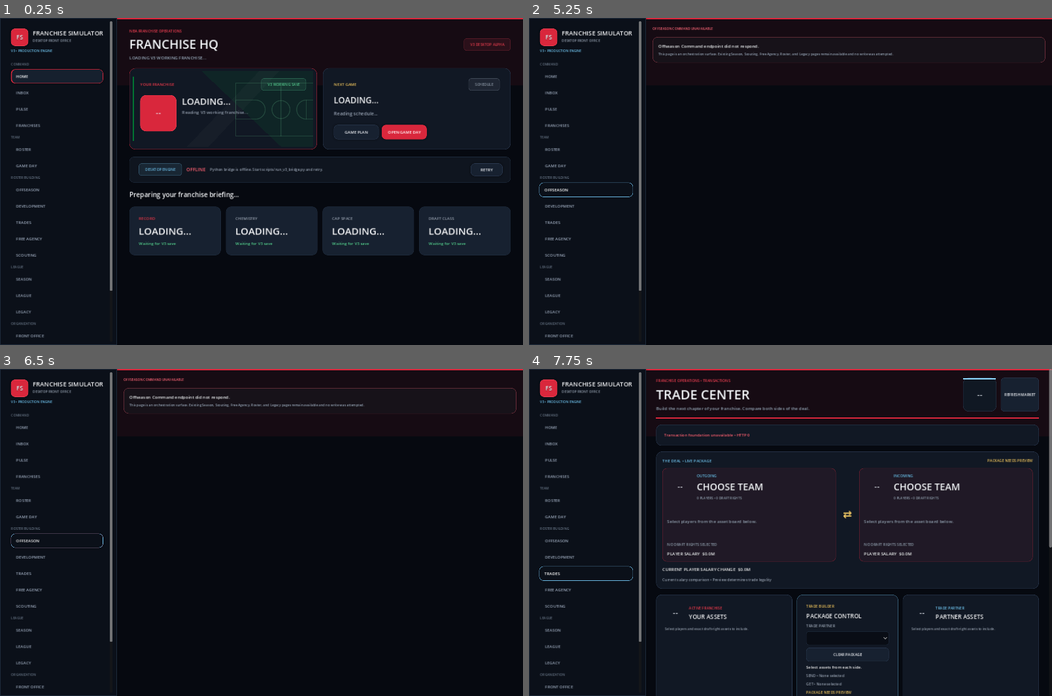
Above: before the commit, frames 1-4 (two rows, left to right).
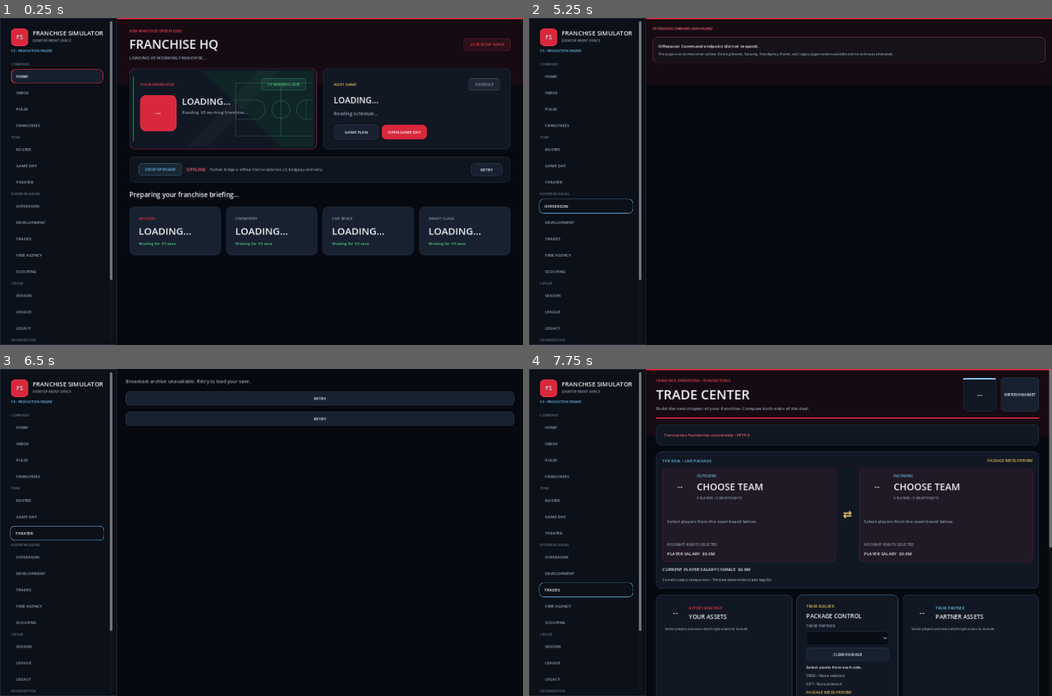
Above: after the commit, the same moments.

Repository: mklim6/NBA_Roster_Optimization_Engine
Game: Godot game, scene res://scenes/main.tscn
Two runs of this game, one before a commit and one after it. Both use one fixed random seed, a clock stepped at 60 frames per second and the inputs below.
Inputs (mouse positions are in pixels of both pictures, inside the frame that each line leads up to):
- Up to frame 1 (0.25 s): no input
- Up to frame 2 (5.25 s): click "HOME" at 0.5 s; click "INBOX" at 1.25 s; click "PULSE" at 2 s; click "FRANCHISES" at 2.75 s; click "ROSTER" at 3.5 s; click "GAME DAY" at 4.25 s; click "OFFSEASON" at 5 s
- Up to frame 3 (6.5 s): click (57, 532) at 5.75 s, where only the run after the commit has a clickable "THEATER"
- Up to frame 4 (7.75 s): click "DEVELOPMENT" at 6.5 s; click "TRADES" at 7.25 s

The runs differ from the first frame. In frame 1, 0.4% of the frame differs, in the area x 2-22%, y 48-99%; in frame 2, 0.6%; in frame 3, 4.8%, in the area x 1-100%, y 0-99%; in frame 4, 0.6%.

Commit message:
Add Expansion 46 recorded game night broadcast theater

Diff:
--- a/godot_client/scripts/game_day_center_v3.gd
+++ b/godot_client/scripts/game_day_center_v3.gd
@@ -1,4 +1,5 @@
 extends Control
+signal navigate_requested(page: String)
 
 const DesignSystemV3 = preload("res://scripts/design_system_v3.gd")
 const TeamBrandingV3 = preload("res://scripts/team_branding_v3.gd")
@@ -572,6 +573,12 @@
 	card.name = "BroadcastPostgameReview"
 	var body := _card_body(card, 16)
 	body.add_theme_constant_override("separation", 12)
+
+	var theater_button = Button.new()
+	theater_button.text = "WATCH RECORDED POSTGAME BROADCAST"
+	theater_button.custom_minimum_size.y = 42
+	theater_button.pressed.connect(func(): navigate_requested.emit("THEATER"))
+	body.add_child(theater_button)
 
 	postgame_scoreboard_panel = PanelContainer.new()
 	postgame_scoreboard_panel.name = "PostgameBroadcastScoreboard"
--- /dev/null
+++ b/godot_client/scripts/game_night_theater_v3.gd
@@ -0,0 +1,303 @@
+extends Control
+const DS = preload("res://scripts/design_system_v3.gd")
+const Logo = preload("res://scripts/team_logo_v3.gd")
+const Portrait = preload("res://scripts/player_portrait_v3.gd")
+const Court = preload("res://scripts/theater_court_v3.gd")
+signal navigate_requested(page: String)
+var content: VBoxContainer
+var status: Label
+var request: HTTPRequest
+var picker: OptionButton
+var game: Dictionary = {}
+var games: Array = []
+var chapter_index = 0
+var chapter_time = 0.0
+var playing = false
+var speed = 1.0
+var sound_enabled = false
+var audio_player: AudioStreamPlayer
+var chapter_title: Label
+var chapter_detail: Label
+var chapter_body: VBoxContainer
+var scoreboard: Label
+var court: Control
+var seek: HSlider
+var play_button: Button
+var primary = DS.TEAM_PRIMARY
+
+func _ready() -> void:
+	name = "GameNightTheater"
+	var bg = ColorRect.new()
+	bg.color = DS.BG
+	bg.set_anchors_and_offsets_preset(Control.PRESET_FULL_RECT)
+	add_child(bg)
+	var scroll = ScrollContainer.new()
+	scroll.name = "TheaterScroll"
+	scroll.set_anchors_and_offsets_preset(Control.PRESET_FULL_RECT)
+	scroll.horizontal_scroll_mode = ScrollContainer.SCROLL_MODE_DISABLED
+	add_child(scroll)
+	var margin = MarginContainer.new()
+	margin.size_flags_horizontal = Control.SIZE_EXPAND_FILL
+	for side in ["left","right","top"]:
+		margin.add_theme_constant_override("margin_"+side,24)
+	margin.add_theme_constant_override("margin_bottom",160)
+	scroll.add_child(margin)
+	content = VBoxContainer.new()
+	content.size_flags_horizontal = Control.SIZE_EXPAND_FILL
+	content.add_theme_constant_override("separation",16)
+	margin.add_child(content)
+	status = _label("Connecting to the broadcast archive…",13,DS.MUTED)
+	content.add_child(status)
+	request = HTTPRequest.new()
+	request.timeout = 45
+	request.request_completed.connect(_completed)
+	add_child(request)
+	audio_player = AudioStreamPlayer.new()
+	audio_player.volume_db = -24
+	add_child(audio_player)
+
+func apply_team_brand(_team: String, color: Color, _secondary: Color) -> void:
+	primary = color
+
+func refresh() -> void:
+	playing = false
+	if request == null:
+		return
+	request.cancel_request()
+	_clear()
+	status.text = "Loading recorded game broadcasts…"
+	if request.request("http://127.0.0.1:8765/v3/game-night-theater") != OK:
+		_error()
+
+func _completed(result: int, code: int, _headers: PackedStringArray, bytes: PackedByteArray) -> void:
+	var data = JSON.parse_string(bytes.get_string_from_utf8())
+	if result != HTTPRequest.RESULT_SUCCESS or code != 200 or typeof(data) != TYPE_DICTIONARY:
+		_error()
+		return
+	configure(data)
+
+func _error() -> void:
+	status.text = "Broadcast archive unavailable. Retry to load your save."
+	content.add_child(_button("RETRY",refresh))
+
+func configure(data: Dictionary) -> void:
+	_clear()
+	games = data.get("games",[]).duplicate(true)
+	status.text = "%s • RECORDED POSTGAME BROADCAST • %s AVAILABLE GAMES" % [str(data.get("season","")),str(data.get("available_count",games.size()))]
+	var header = _card(content)
+	header.add_child(_label("GAME NIGHT THEATER",30,DS.GOLD))
+	header.add_child(_label(str(data.get("detail","")),13,DS.MUTED))
+	header.add_child(_button("REFRESH BROADCAST ARCHIVE",refresh))
+	if games.is_empty():
+		header.add_child(_label("Your first broadcast is waiting for a game.",22))
+		header.add_child(_label("Complete a game in Game Day, then return for the recorded result, starting cast and player spotlights.",15,DS.MUTED))
+		header.add_child(_button("OPEN GAME DAY",func(): navigate_requested.emit("GAME DAY")))
+		var waiting = _card(content)
+		waiting.add_child(_label("THE STAGE IS SET",18,DS.GOLD))
+		var empty_court = Court.new()
+		empty_court.home_color = primary
+		waiting.add_child(empty_court)
+		waiting.add_child(_label("Your recorded starting cast will appear here after the first game.",13,DS.MUTED))
+		return
+	picker = OptionButton.new()
+	picker.custom_minimum_size.y = 42
+	for entry in games:
+		picker.add_item("%s %s — %s %s • %s" % [str(entry.away_team),str(entry.away_score),str(entry.home_team),str(entry.home_score),str(entry.game_id)])
+	picker.item_selected.connect(_select_game)
+	header.add_child(picker)
+	var arena = _card(content)
+	arena.add_child(_label("FRANCHISE NETWORK • FINAL RESULT",12,DS.GOLD))
+	var logos = HBoxContainer.new()
+	arena.add_child(logos)
+	for side in ["away_team","home_team"]:
+		var logo = Logo.new()
+		logo.name = side
+		logo.custom_minimum_size = Vector2(64,64)
+		logo.size_flags_horizontal = Control.SIZE_EXPAND_FILL
+		logos.add_child(logo)
+	scoreboard = _label("",30)
+	scoreboard.horizontal_alignment = HORIZONTAL_ALIGNMENT_CENTER
+	arena.add_child(scoreboard)
+	court = Court.new()
+	arena.add_child(court)
+	arena.add_child(_label("STARTING CAST • LINEUP DIAGRAM • ILLUSTRATIVE PLACEMENT",11,DS.MUTED))
+	chapter_title = _label("",24,DS.GOLD)
+	content.add_child(chapter_title)
+	chapter_detail = _label("",15,DS.MUTED)
+	content.add_child(chapter_detail)
+	var controls = HBoxContainer.new()
+	controls.add_theme_constant_override("separation",8)
+	content.add_child(controls)
+	controls.add_child(_button("PREVIOUS",func(): _show_chapter(max(0,chapter_index-1))))
+	play_button = _button("PLAY RECAP",_toggle_play)
+	controls.add_child(play_button)
+	controls.add_child(_button("NEXT",func(): _show_chapter(min(game.chapters.size()-1,chapter_index+1))))
+	var speeds = OptionButton.new()
+	speeds.add_item("1× PACE")
+	speeds.add_item("2× PACE")
+	speeds.add_item("4× PACE")
+	speeds.selected = 0 if speed == 1.0 else 1 if speed == 2.0 else 2
+	speeds.item_selected.connect(func(index: int): speed = [1.0,2.0,4.0][index])
+	controls.add_child(speeds)
+	seek = HSlider.new()
+	seek.step = 1
+	seek.value_changed.connect(func(value: float): _show_chapter(int(value)))
+	content.add_child(seek)
+	content.move_child(controls,2)
+	content.move_child(seek,3)
+	var sound = CheckButton.new()
+	sound.text = "Broadcast transition sound"
+	sound.button_pressed = sound_enabled
+	sound.toggled.connect(func(enabled: bool): sound_enabled = enabled)
+	content.add_child(sound)
+	chapter_body = VBoxContainer.new()
+	chapter_body.add_theme_constant_override("separation",12)
+	content.add_child(chapter_body)
+	content.add_child(_button("OPEN FRANCHISE PULSE",func(): navigate_requested.emit("PULSE")))
+	_select_game(0)
+
+func _select_game(index: int) -> void:
+	playing = false
+	game = games[index].duplicate(true)
+	var row = scoreboard.get_parent().get_child(1)
+	row.get_node("away_team").configure(str(game.away_team))
+	row.get_node("home_team").configure(str(game.home_team))
+	scoreboard.text = "%s  %s    —    %s  %s  •  FINAL%s" % [str(game.away_team),str(game.away_score),str(game.home_team),str(game.home_score)," / %s OT" % str(game.overtime_periods) if int(game.overtime_periods)>0 else ""]
+	seek.max_value = game.chapters.size()-1
+	_show_chapter(0)
+
+func _toggle_play() -> void:
+	if chapter_index == game.chapters.size()-1 and not playing:
+		_show_chapter(0)
+	playing = not playing
+	_update_play()
+
+func _process(delta: float) -> void:
+	if not visible or not playing or game.is_empty():
+		return
+	chapter_time += delta*speed
+	if chapter_time >= 6.0:
+		if chapter_index >= game.chapters.size()-1:
+			playing = false
+			_update_play()
+		else:
+			_show_chapter(chapter_index+1)
+
+func _show_chapter(index: int) -> void:
+	chapter_index = index
+	chapter_time = 0.0
+	var chapter = game.chapters[index]
+	chapter_title.text = "%s / %s • %s" % [str(index+1),str(game.chapters.size()),str(chapter.title)]
+	chapter_detail.text = str(chapter.detail)
+	seek.set_value_no_signal(index)
+	for child in chapter_body.get_children():
+		chapter_body.remove_child(child)
+		child.queue_free()
+	court.configure(game,str(chapter.get("player",{}).get("player_id","")))
+	if str(chapter.kind) == "spotlight":
+		_player_card(chapter_body,chapter.player)
+	elif str(chapter.kind) == "comparison":
+		_comparison()
+	elif str(chapter.kind) == "lineups":
+		for side in [str(game.home_team),str(game.away_team)]:
+			var card = _card(chapter_body)
+			card.add_child(_label(side+" • RECORDED STARTERS",16,DS.GOLD))
+			for player in game.players:
+				if str(player.team) == side and bool(player.starter):
+					card.add_child(_label("%s • %.1f MIN • %s PTS" % [str(player.name),float(player.minutes),str(player.points)],14))
+	else:
+		var card = _card(chapter_body)
+		card.add_child(_label(str(game.away_name)+" at "+str(game.home_name),20))
+		card.add_child(_label("SOURCE • "+str(game.evidence),12,DS.MUTED))
+		card.add_child(_label("Six-second broadcast chapters. Playback does not advance the franchise.",14,DS.MUTED))
+	chapter_body.modulate.a = 0.0
+	create_tween().tween_property(chapter_body,"modulate:a",1.0,.2)
+	if sound_enabled:
+		_play_sting()
+	_update_play()
+
+func _update_play() -> void:
+	play_button.text = "PAUSE" if playing else "REPLAY RECAP" if chapter_index == game.chapters.size()-1 else "PLAY RECAP"
+
+func _player_card(parent: Node, player: Dictionary) -> void:
+	var card = _card(parent)
+	var portrait = Portrait.new()
+	portrait.custom_minimum_size = Vector2(0,100)
+	card.add_child(portrait)
+	portrait.configure(player)
+	card.add_child(_label(str(player.name),25,DS.GOLD))
+	card.add_child(_label("%s PTS  /  %s REB  /  %s AST" % [str(player.points),str(player.rebounds),str(player.assists)],22))
+	card.add_child(_label("%.1f MIN • FG %s/%s • 3PT %s/%s • %s STL • %s BLK" % [float(player.minutes),str(player.field_goals_made),str(player.field_goals_attempted),str(player.three_pointers_made),str(player.three_pointers_attempted),str(player.steals),str(player.blocks)],14,DS.MUTED))
+
+func _comparison() -> void:
+	if game.totals.is_empty():
+		chapter_body.add_child(_label("Complete team totals were not recorded for this game.",15,DS.MUTED))
+		return
+	for metric in ["points","rebounds","assists","turnovers"]:
+		var card = _card(chapter_body)
+		var home = int(game.totals[game.home_team][metric])
+		var away = int(game.totals[game.away_team][metric])
+		card.add_child(_label("%s • %s %s / %s %s" % [metric.to_upper(),str(game.away_team),str(away),str(game.home_team),str(home)],17))
+		var bars = HBoxContainer.new()
+		card.add_child(bars)
+		for value in [away,home]:
+			var bar = ColorRect.new()
+			bar.custom_minimum_size.y = 10
+			bar.color = Color("64748b") if bars.get_child_count() == 0 else primary
+			bar.size_flags_horizontal = Control.SIZE_EXPAND_FILL
+			bar.size_flags_stretch_ratio = max(1.0,float(value))
+			bars.add_child(bar)
+
+func _clear() -> void:
+	playing = false
+	game.clear()
+	for child in content.get_children():
+		if child != status:
+			content.remove_child(child)
+			child.queue_free()
+
+func _button(text: String, callback: Callable) -> Button:
+	var button = Button.new()
+	button.text = text
+	button.custom_minimum_size.y = 40
+	button.size_flags_horizontal = Control.SIZE_EXPAND_FILL
+	button.pressed.connect(callback)
+	return button
+
+func _card(parent: Node) -> VBoxContainer:
+	var panel = PanelContainer.new()
+	panel.size_flags_horizontal = Control.SIZE_EXPAND_FILL
+	var style = StyleBoxFlat.new()
+	style.bg_color = DS.PANEL_ALT
+	style.border_color = Color(primary,.5)
+	style.set_border_width_all(1)
+	style.set_corner_radius_all(16)
+	for side in ["left","right","top","bottom"]:
+		style.set("content_margin_"+side,16)
+	panel.add_theme_stylebox_override("panel",style)
+	parent.add_child(panel)
+	var body = VBoxContainer.new()
+	body.add_theme_constant_override("separation",10)
+	panel.add_child(body)
+	return body
+
+func _label(text: String, font_size: int, color: Color = DS.TEXT) -> Label:
+	var label = Label.new()
+	label.text = text
+	label.autowrap_mode = TextServer.AUTOWRAP_WORD_SMART
+	label.add_theme_font_size_override("font_size",font_size)
+	label.add_theme_color_override("font_color",color)
+	return label
+
+func _play_sting() -> void:
+	var wave = AudioStreamWAV.new()
+	wave.format = AudioStreamWAV.FORMAT_16_BITS
+	wave.mix_rate = 22050
+	var bytes = PackedByteArray()
+	bytes.resize(6615*2)
+	for i in range(6615):
+		var t = float(i)/22050.0
+		bytes.encode_s16(i*2,int(4000*sin(PI*float(i)/6615.0)*sin(TAU*523.25*t)))
+	wave.data = bytes
+	audio_player.stream = wave
+	audio_player.play()
--- a/godot_client/scripts/main.gd
+++ b/godot_client/scripts/main.gd
@@ -5,6 +5,7 @@
 const TradeCenterV3 = preload("res://scripts/trade_center_v3.gd")
 const FreeAgencyCenterV3 = preload("res://scripts/free_agency_center_v3.gd")
 const OffseasonCommandCenterV3 = preload("res://scripts/offseason_command_center_v3.gd")
+const GameNightTheaterV3 = preload("res://scripts/game_night_theater_v3.gd")
 const FranchisePulseV3 = preload("res://scripts/franchise_pulse_v3.gd")
 const DevelopmentCommandCenterV3 = preload("res://scripts/development_command_center_v3.gd")
 const ScoutingDraftCenterV3 = preload("res://scripts/scouting_draft_center_v3.gd")
@@ -75,6 +76,7 @@
 var trades_page: Control
 var free_agency_page: Control
 var offseason_page: Control
+var theater_page: Control
 var pulse_page: Control
 var development_page: Control
 var scouting_page: Control
@@ -354,6 +356,7 @@
 	game_day_page = GameDayCenterV3.new()
 	content_stack.add_child(game_day_page)
 	game_day_page.set_anchors_and_offsets_preset(Control.PRESET_FULL_RECT)
+	game_day_page.navigate_requested.connect(_show_page)
 
 	trades_page = TradeCenterV3.new()
 	content_stack.add_child(trades_page)
@@ -368,6 +371,10 @@
 	offseason_page.set_anchors_and_offsets_preset(Control.PRESET_FULL_RECT)
 	if offseason_page.has_signal("navigate_requested"):
 		offseason_page.connect("navigate_requested", _show_page)
+	theater_page = GameNightTheaterV3.new()
+	content_stack.add_child(theater_page)
+	theater_page.set_anchors_and_offsets_preset(Control.PRESET_FULL_RECT)
+	theater_page.navigate_requested.connect(_show_page)
 	pulse_page = FranchisePulseV3.new()
 	content_stack.add_child(pulse_page)
 	pulse_page.set_anchors_and_offsets_preset(Control.PRESET_FULL_RECT)
@@ -492,6 +499,7 @@
 	column.add_child(UiComponentsV3.sidebar_group_label("TEAM"))
 	column.add_child(_nav_button("ROSTER"))
 	column.add_child(_nav_button("GAME DAY"))
+	column.add_child(_nav_button("THEATER"))
 
 	column.add_child(UiComponentsV3.sidebar_group_label("ROSTER BUILDING"))
 	column.add_child(_nav_button("OFFSEASON"))
@@ -2781,6 +2789,8 @@
 			return free_agency_page
 		"OFFSEASON":
 			return offseason_page
+		"THEATER":
+			return theater_page
 		"PULSE":
 			return pulse_page
 		"DEVELOPMENT":
@@ -2809,6 +2819,7 @@
 		trades_page,
 		free_agency_page,
 		offseason_page,
+		theater_page,
 		pulse_page,
 		development_page,
 		scouting_page,
@@ -2885,6 +2896,8 @@
 	elif page_name == "OFFSEASON":
 		if offseason_page != null and offseason_page.has_method("refresh"):
 			offseason_page.call("refresh")
+	elif page_name == "THEATER":
+		theater_page.refresh()
 	elif page_name == "PULSE":
 		pulse_page.refresh()
 	elif page_name == "DEVELOPMENT":
@@ -3008,6 +3021,7 @@
 		trades_page,
 		free_agency_page,
 		offseason_page,
+		theater_page,
 		pulse_page,
 		development_page,
 		scouting_page,
@@ -3106,6 +3120,7 @@
 		"ROSTER",
 		"GAME DAY",
 		"OFFSEASON",
+		"THEATER",
 		"PULSE",
 		"DEVELOPMENT",
 		"TRADES",
--- /dev/null
+++ b/godot_client/scripts/theater_court_v3.gd
@@ -0,0 +1,86 @@
+extends Control
+const DS = preload("res://scripts/design_system_v3.gd")
+const Portrait = preload("res://scripts/player_portrait_v3.gd")
+var game: Dictionary = {}
+var highlight = ""
+var tokens: Array = []
+var home_color = Color("008348")
+var away_color = Color("506b92")
+
+func _ready() -> void:
+	custom_minimum_size = Vector2(0,390)
+	resized.connect(_place)
+
+func configure(data: Dictionary, player_id: String = "") -> void:
+	game = data
+	home_color = DS.team_palette(str(data.get("home_team",""))).get("primary",home_color)
+	away_color = DS.team_palette(str(data.get("away_team",""))).get("primary",away_color)
+	highlight = player_id
+	for child in get_children():
+		remove_child(child)
+		child.queue_free()
+	tokens.clear()
+	var spots = [Vector2(.13,.35),Vector2(.29,.29),Vector2(.39,.49),Vector2(.29,.68),Vector2(.14,.65)]
+	for side in ["home_team","away_team"]:
+		var index = 0
+		for player in game.get("players",[]):
+			if str(player.get("team","")) != str(game.get(side,"")) or not bool(player.get("starter",false)) or index >= 5:
+				continue
+			var token = VBoxContainer.new()
+			token.mouse_filter = Control.MOUSE_FILTER_IGNORE
+			token.add_theme_constant_override("separation",0)
+			var portrait = Portrait.new()
+			portrait.custom_minimum_size = Vector2(64,43)
+			token.add_child(portrait)
+			add_child(token)
+			portrait.configure(player)
+			var label = Label.new()
+			label.text = str(player.get("name","Player")).get_slice(" ",str(player.get("name","Player")).get_slice_count(" ")-1)
+			label.horizontal_alignment = HORIZONTAL_ALIGNMENT_CENTER
+			label.add_theme_font_size_override("font_size",10)
+			label.add_theme_color_override("font_color",Color("f6f1df"))
+			token.add_child(label)
+			var spot: Vector2 = spots[index]
+			if side == "away_team":
+				spot.x = 1.0-spot.x
+			tokens.append({"node":token,"spot":spot,"id":str(player.player_id)})
+			index += 1
+	_place()
+
+func _place() -> void:
+	for token in tokens:
+		token.node.position = Vector2(size.x*token.spot.x-32,size.y*token.spot.y-28)
+		token.node.size = Vector2(64,60)
+	queue_redraw()
+
+func _draw() -> void:
+	var w = size.x
+	var h = size.y
+	if w < 10 or h < 10:
+		return
+	draw_rect(Rect2(Vector2.ZERO,size),Color("080f18"))
+	# Decorative crowd and lighting; no simulated spectators or shot positions.
+	for row in range(3):
+		for i in range(42):
+			var shade = .18 + float((i*7+row*3)%8)*.025
+			draw_circle(Vector2((float(i)+.5)*w/42.0,12+row*10),2.5,Color(shade,shade+.03,shade+.04))
+	var floor = Rect2(w*.04,h*.18,w*.92,h*.64)
+	draw_rect(floor,Color("ac8754"))
+	for strip in range(22):
+		draw_rect(Rect2(floor.position.x+strip*floor.size.x/22.0,floor.position.y,floor.size.x/22.0,floor.size.y),Color("c19a64") if strip%2==0 else Color("b48d59"))
+	var lines = Color("f5e4bd")
+	draw_rect(floor,lines,false,2)
+	draw_line(Vector2(w*.5,h*.18),Vector2(w*.5,h*.82),lines,2)
+	draw_arc(Vector2(w*.5,h*.5),h*.1,0,TAU,64,lines,2,true)
+	for left in [true,false]:
+		var x = w*.08 if left else w*.92
+		var key_x = w*.04 if left else w*.79
+		draw_rect(Rect2(key_x,h*.38,w*.17,h*.24),Color(home_color,.6) if left else Color(away_color,.6))
+		draw_rect(Rect2(key_x,h*.38,w*.17,h*.24),lines,false,2)
+		draw_arc(Vector2(x,h*.5),h*.27,-PI/2 if left else PI/2,PI/2 if left else 3*PI/2,64,lines,2,true)
+		draw_arc(Vector2(x,h*.5),5,0,TAU,32,Color("e36232"),2,true)
+		draw_line(Vector2(x-5,h*.465),Vector2(x+5,h*.465),lines,2)
+	for token in tokens:
+		if token.id == highlight:
+			draw_arc(Vector2(w*token.spot.x,h*token.spot.y),43,0,TAU,64,Color("f4c96a"),3,true)
+	draw_rect(Rect2(0,h*.88,w,h*.12),Color("111c2c"))
Not shown, added: docs/V3_EXPANSION46_GAME_NIGHT_THEATER.md
